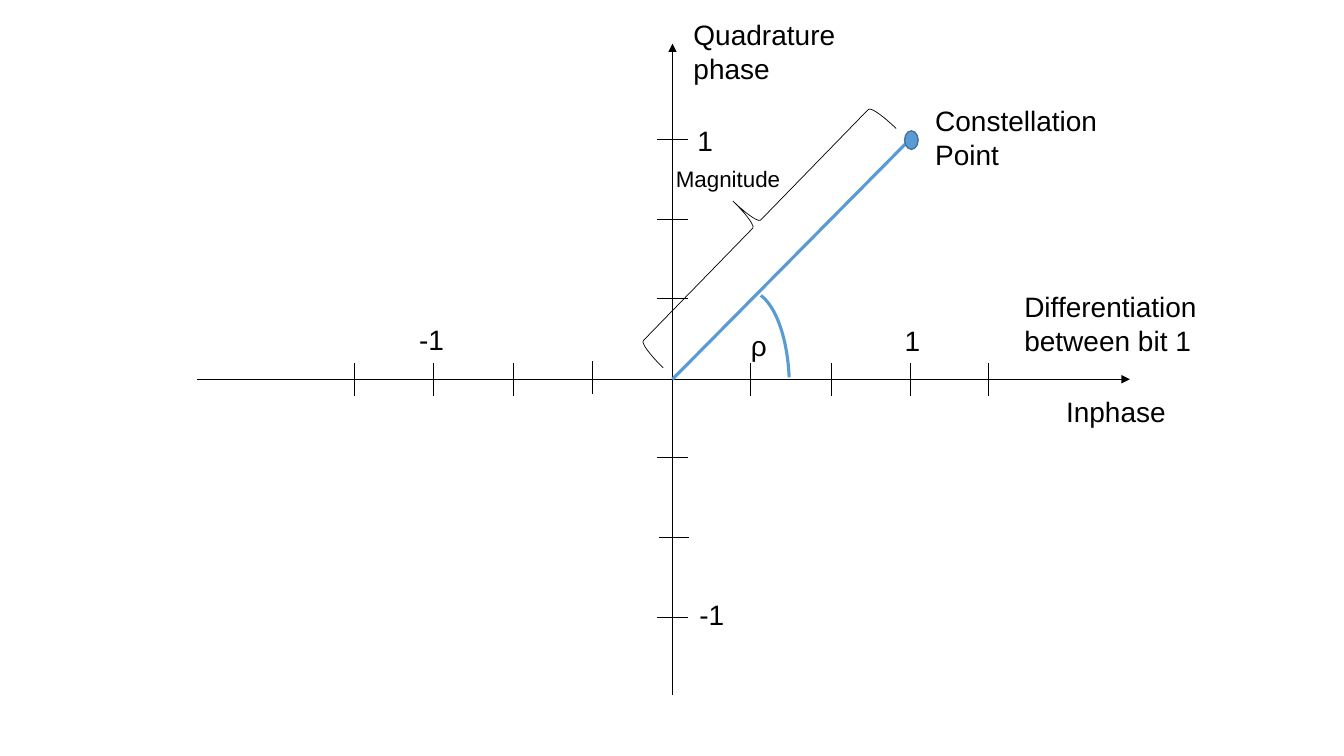
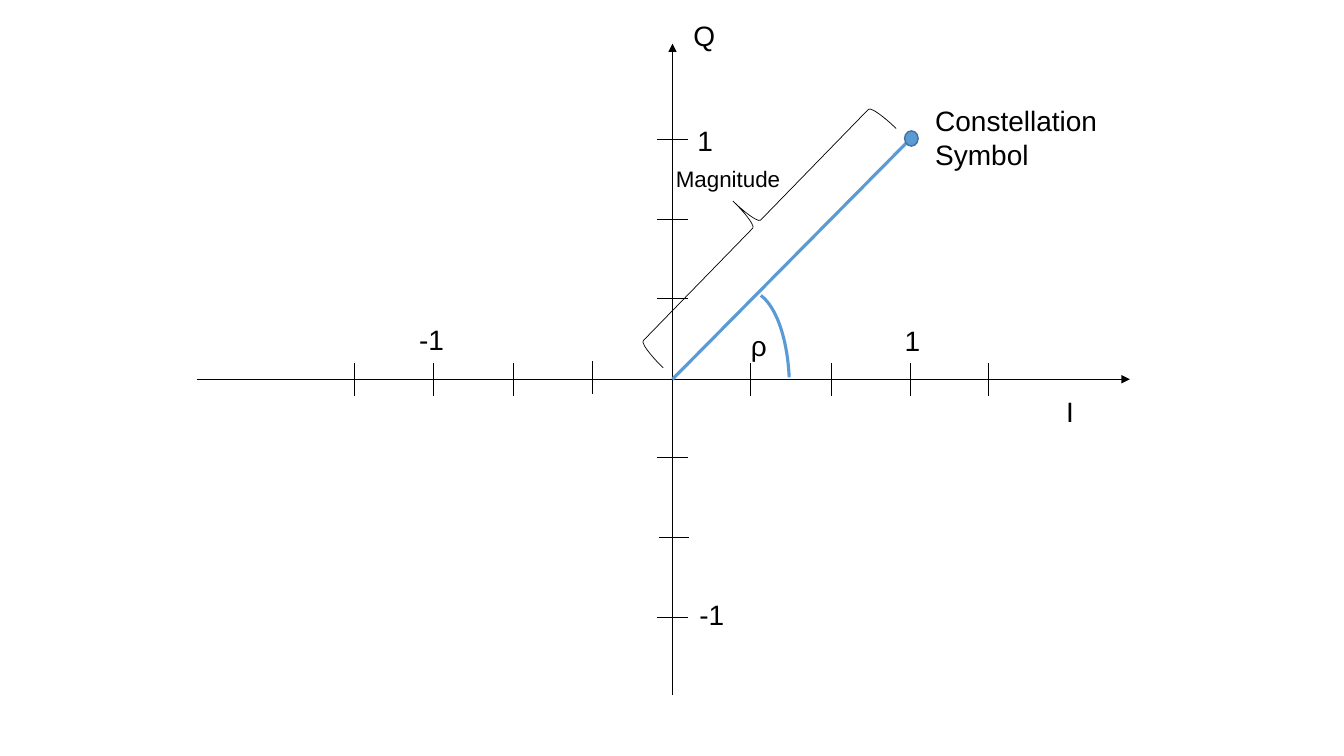
Before and after one commit to ga96jul/Bachelarbeit, a slide deck: slide 7 of Bachelorarbeit/01_Bachelorarbeit_LaTex/02_Figures/interferences.pptx. Drawn at 1344x756 pixels with LibreOffice and Linux fonts; fonts in the diff are those of the drawing. Boxes give left, top, right and bottom in pixels: in the first picture for what was removed or moved away, otherwise in the second. Text is boxed around its words. In the diff, an @@ line names an element or a change of style, - is before the commit and + after.

```diff
--- a/Bachelorarbeit/01_Bachelorarbeit_LaTex/02_Figures/interferences.pptx
+++ b/Bachelorarbeit/01_Bachelorarbeit_LaTex/02_Figures/interferences.pptx
@@ text at (693,26,715,51): text changed @@
-Quadrature phase
+Q
@@ text at (935,110,1097,170): text changed @@
-Constellation Point
+Constellation Symbol
@@ text removed at (1024,296,1196,352) @@
-Differentiation between bit 1
@@ text at (1066,402,1074,422): text changed @@
-Inphase
+I
```
Also in this commit, not shown: 1 other slide changed, 29 other files.
